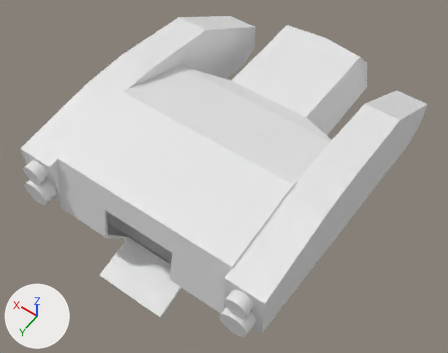
Before and after pictures for a commit that changed the glTF model game/assets/custom/player_ship.glb.
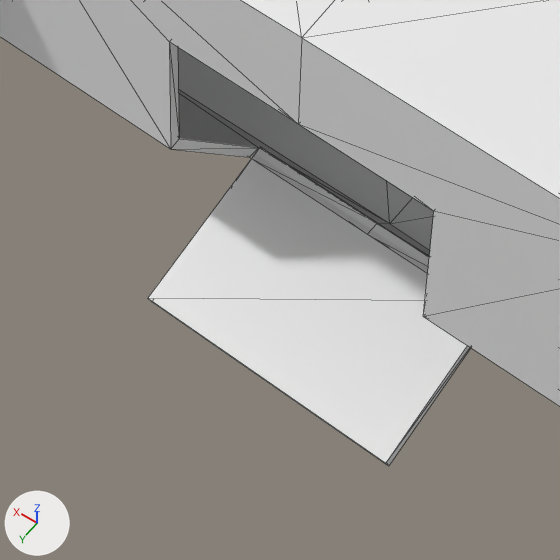
Each version appears first whole from a camera (50 mm lens) standing at (-9.72, 15.91, 22.58) and looking at (-0.16, 2.53, 1.55), and next in a close-up on the part from 14% to 46% of the width and 56% to 97% of the height. The lights are fixed; the arrows at lower left show +X, +Y and +Z. The older version's two pictures come first. The close-ups show mesh edges as thin lines. Where no turn or scale is listed for an object, it has been applied to the vertices. Vertices at exactly the same position are counted once.

In view in the first close-up: 'Ramp', 'Ship Body'.
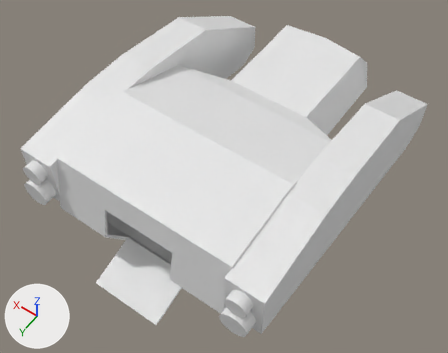
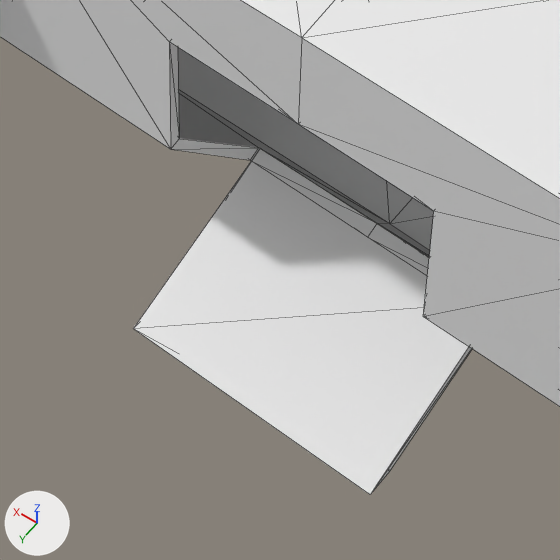
Where the newer file only moved an object's origin or applied its transform, the numbers keep the older frame.

The change, as a diff of the scene's bpy script:
```diff
--- a/game/assets/custom/player_ship.glb.py
+++ b/game/assets/custom/player_ship.glb.py
@@ me_cube_002 @@
 # used by ob_ramp; location = (0.0, 7.83, 0.47); rotation_euler = (-0.274, 0.0, 0.0), in degrees (-16, 0, 0); scale = (1.58, 0.963, 0.0636)
-me_cube_002.from_pydata(...)  # 8 vertices, 12 faces; spans x -1.0..1.0, y -1.0..1.0, z -1.0..1.0
-me_cube_002.vertices[0].co = (-1.0, -1.0, -1.0)
-me_cube_002.vertices[1].co = (-1.0, -1.0, 1.0)
-me_cube_002.vertices[2].co = (-1.0, 1.0, -1.0)  # pixel (388, 466)
-me_cube_002.vertices[3].co = (-1.0, 1.0, 1.0)  # pixel (385, 463)
-me_cube_002.vertices[4].co = (1.0, -1.0, -1.0)
-me_cube_002.vertices[5].co = (1.0, -1.0, 1.0)  # pixel (260, 146)
-me_cube_002.vertices[6].co = (1.0, 1.0, -1.0)  # pixel (151, 301)
-me_cube_002.vertices[7].co = (1.0, 1.0, 1.0)  # pixel (147, 298)
+me_cube_002.from_pydata(...)  # 8 vertices, 12 faces; spans x -1.58..1.58, y 6.89..9.05, z 0.02..0.77
+# me_cube_002 part 1
+me_cube_002.vertices[0].co = (-1.58, 6.89, 0.64)
+me_cube_002.vertices[1].co = (-1.58, 6.92, 0.77)
+me_cube_002.vertices[2].co = (-1.58, 8.74, 0.02)  # pixel (389, 471)
+me_cube_002.vertices[3].co = (-1.58, 9.05, 0.03)  # pixel (370, 494)
+me_cube_002.vertices[4].co = (1.58, 6.89, 0.64)
+me_cube_002.vertices[5].co = (1.58, 6.92, 0.77)  # pixel (260, 148)
+me_cube_002.vertices[6].co = (1.58, 8.74, 0.02)
+me_cube_002.vertices[7].co = (1.58, 9.05, 0.03)  # pixel (133, 328)
@@ ob_ramp @@
 ob_ramp = bpy.data.objects.new('Ramp', me_cube_002)
-ob_ramp.location = (0.0, 7.83, 0.47)
-ob_ramp.rotation_euler = (-0.274, 0.0, 0.0)  # degrees (-16, 0, 0)
-ob_ramp.scale = (1.58, 0.963, 0.0636)
+ob_ramp.location = (0.0, 0.0, 0.0)
```

Pixel boxes (x1, y1, x2, y2) of what changed, in the close-ups (560 x 560 px):
'Ramp', reshaped, moved, turned, rescaled: before (148, 147, 471, 466); after (133, 148, 472, 494)
